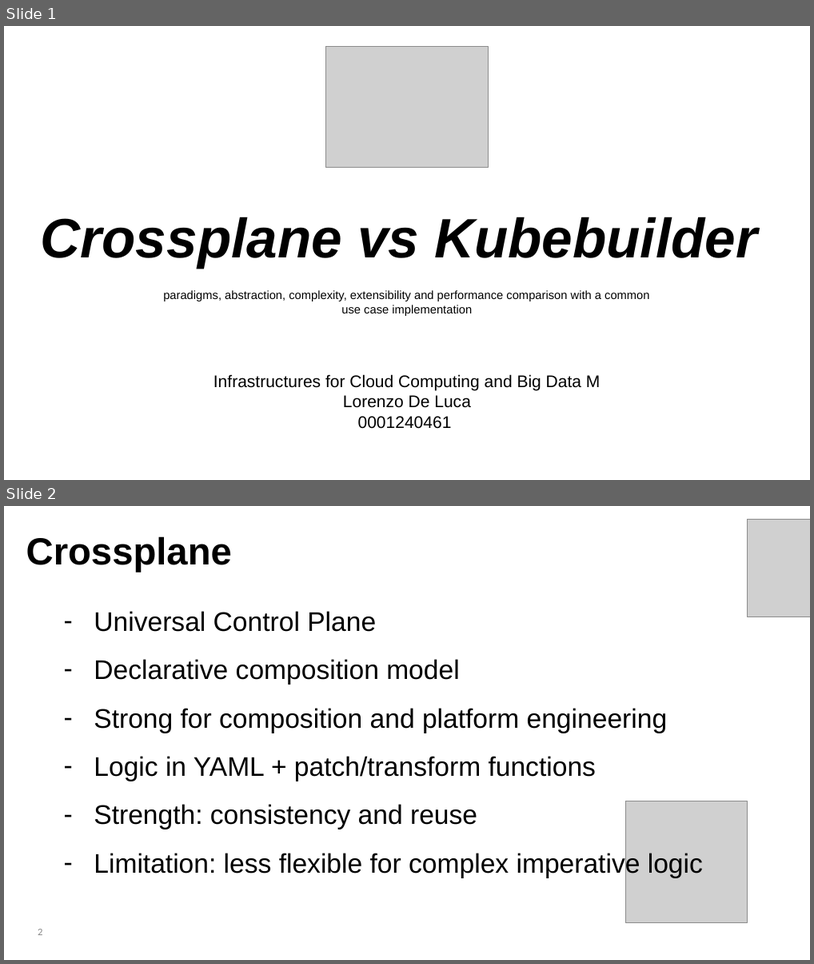
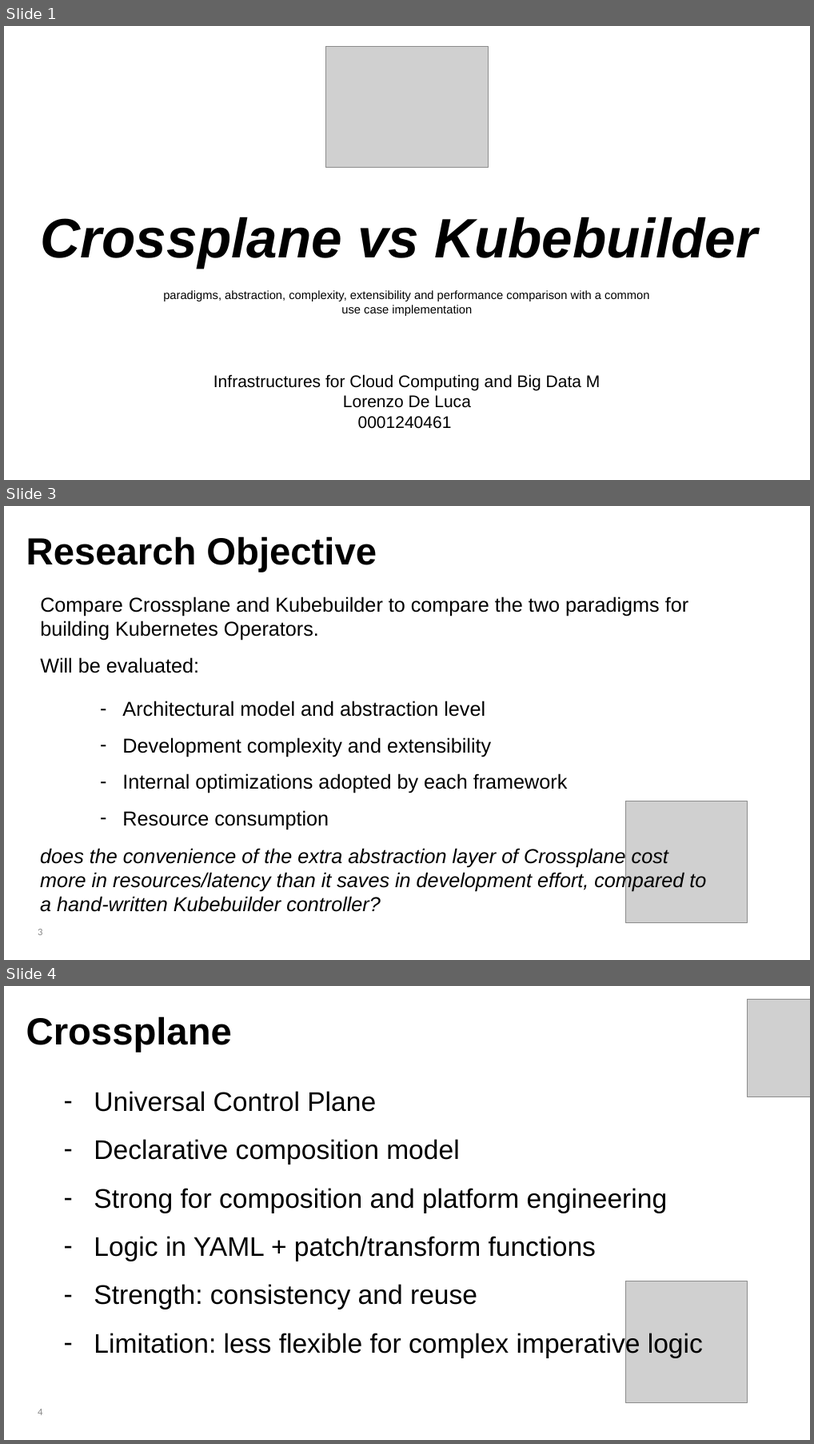
Before and after one commit to lorenzodeluca/kafka-operator-clash, a slide deck: presentation/De Luca Lorenzo_kubebuilder vs crossplane.pptx. Shown one above the other, each under a label of ours: slides 1 and 2 before the commit, slides 1, 3 and 4 after it; the slides between them are not shown. The pictures are 814x964 and 814x1444 pixels, drawn with LibreOffice and Linux fonts; fonts in the diff are those of the drawing; grey boxes stand for pictures. Boxes give left, top, right and bottom in pixels: in the first picture for what was removed or moved away, otherwise in the second. Text is boxed around its words. In the diff, an @@ line names an element or a change of style, - is before the commit and + after.

```diff
--- a/presentation/De Luca Lorenzo_kubebuilder vs crossplane.pptx
+++ b/presentation/De Luca Lorenzo_kubebuilder vs crossplane.pptx
@@ slide 3 added at box(4, 506, 810, 960), background #FFFFFF @@
@@ text added at box(26, 536, 377, 572), 45 pt, text #000000, bold @@
+Research Objective
@@ text added at box(40, 596, 689, 640), 24 pt, text #000000 @@
+Compare Crossplane and Kubebuilder to compare the two paradigms for building Kubernetes Operators.
@@ text added at box(40, 657, 199, 673), 24 pt, text #000000 @@
+Will be evaluated:
@@ text added at box(122, 700, 568, 829), 24 pt, text #000000 @@
+– Architectural model and abstraction level
+– Development complexity and extensibility
+– Internal optimizations adopted by each framework
+– Resource consumption
@@ picture added at box(626, 800, 747, 922) @@
@@ text added at box(40, 848, 706, 912), 24 pt, text #000000, italic @@
+does the convenience of the extra abstraction layer of Crossplane cost more in resources/latency than it saves in development effort, compared to a hand-written Kubebuilder controller?
@@ page number added at box(38, 928, 42, 935), 12 pt, text #888888 @@
+3
@@ what was slide 2 is now slide 4 @@
@@ page number at box(38, 1408, 42, 1415): text changed @@
-2
+4
```
Also in this commit, not shown: 5 slides changed, 6 other slides added, 2 slides removed, 11 other files.
